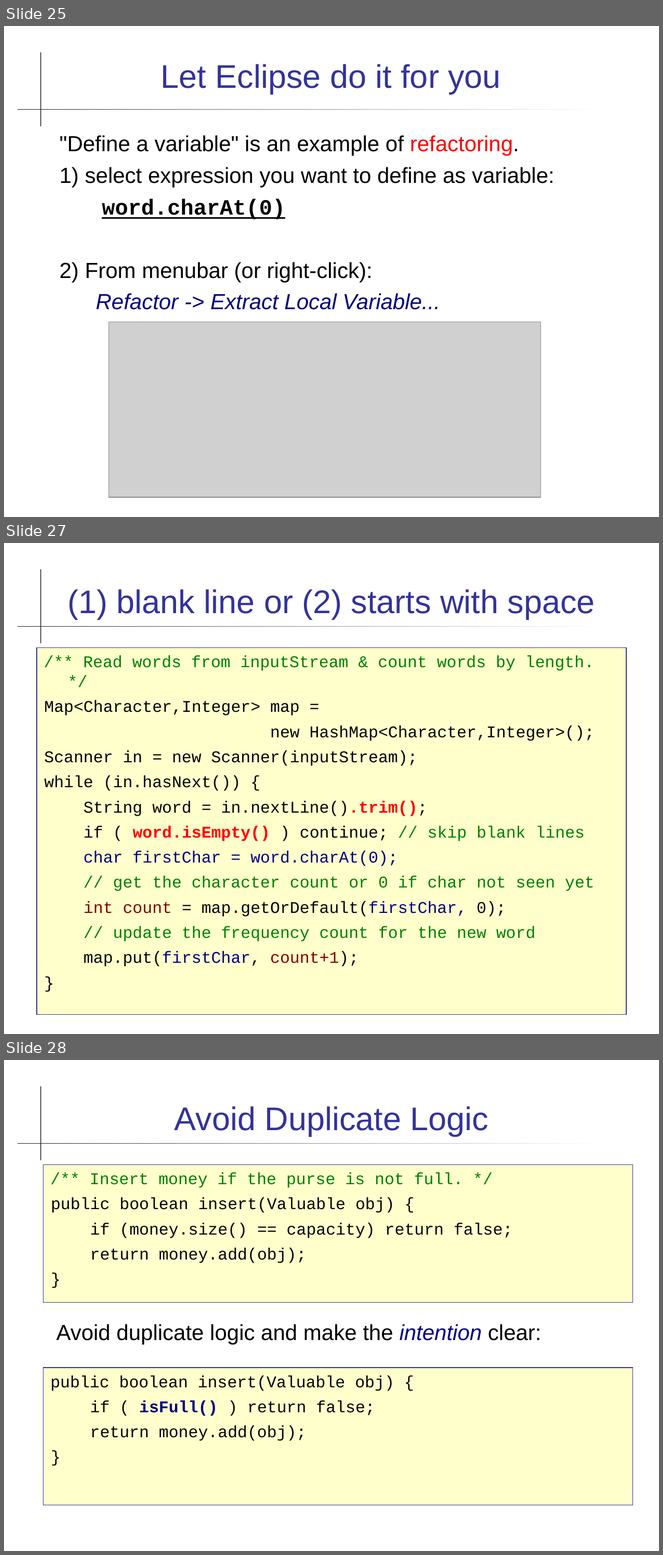
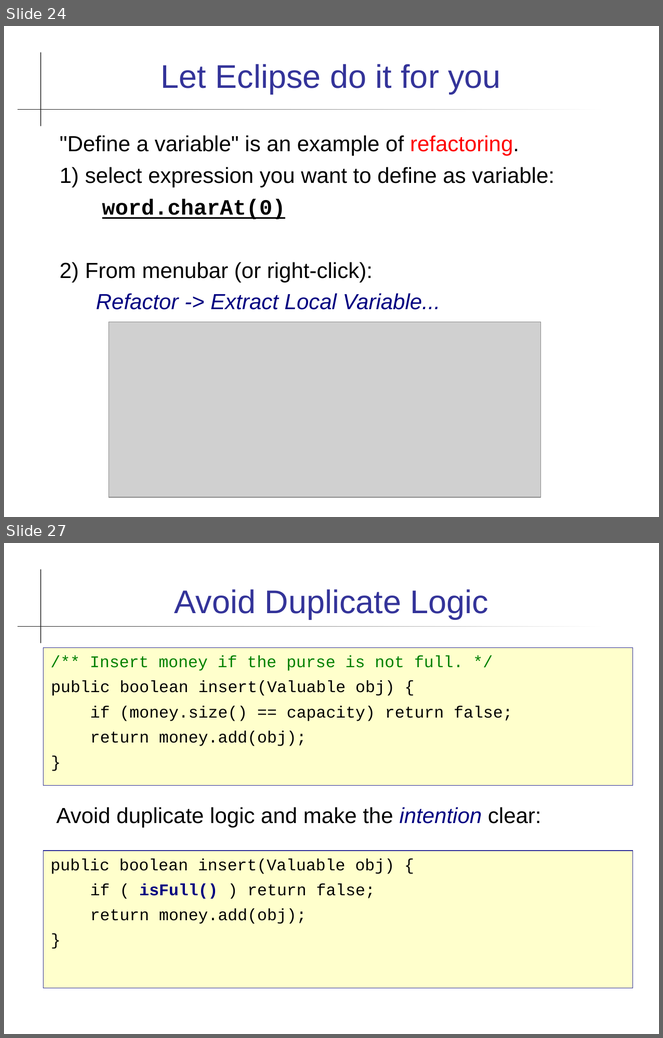
Before and after one commit to cpske/programming1, a slide deck: coding/Coding-Guidelines.ppt. Shown one above the other, each under a label of ours: slides 25, 27 and 28 before the commit, slides 24 and 27 after it; the slides between them are not shown. The pictures are 663x1555 and 663x1038 pixels, drawn with LibreOffice and Linux fonts; fonts in the diff are those of the drawing; grey boxes stand for pictures. Boxes give left, top, right and bottom in pixels: in the first picture for what was removed or moved away, otherwise in the second. Text is boxed around its words. In the diff, an @@ line names an element or a change of style, - is before the commit and + after.

```diff
--- a/coding/Coding-Guidelines.ppt
+++ b/coding/Coding-Guidelines.ppt
@@ slide 27 removed at box(4, 543, 659, 1034), background #FFFFFF; not listed: 2 template elements that a slide beside it also shows @@
@@ title removed at box(67, 589, 595, 619) @@
-(1) blank line or (2) starts with space
@@ text removed at box(37, 648, 626, 1015) @@
-/** Read words from inputStream & count words by length. */
-Map<Character,Integer> map =
-new HashMap<Character,Integer>();
-Scanner in = new Scanner(inputStream);
-while (in.hasNext()) {
-String word = in.nextLine().trim();
-if ( word.isEmpty() ) continue; // skip blank lines
-char firstChar = word.charAt(0);
-// get the character count or 0 if char not seen yet
-int count = map.getOrDefault(firstChar, 0);
-// update the frequency count for the new word
-map.put(firstChar, count+1);
-}
@@ what was slide 25 is now slide 24 @@
@@ what was slide 28 is now slide 27 @@
```
Also in this commit, not shown: 12 slides changed, 5 slides added, 7 other slides removed, 5 other files.
